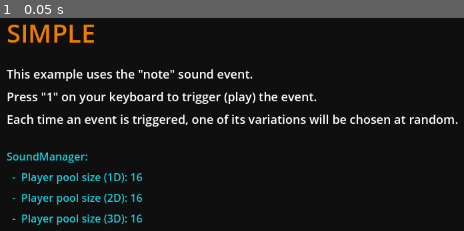
Above: before the commit, frame 1.
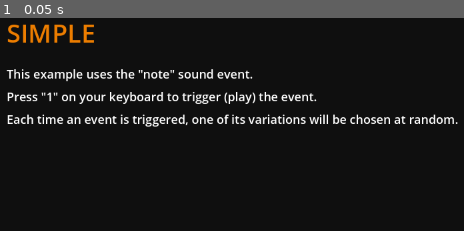
Above: after the commit, the same moment.

Repository: hugemenace/resonate
Game: Godot game, scene res://examples/simple/simple.tscn
Same seed, same stepped clock (60 frames per second), same inputs: the game is played once before the commit and once after it. The project has no main scene, so this scene is started directly.
Inputs:
- Up to frame 1 (0.05 s): no input

The runs differ from the first frame. In frame 1, 2.0% of the frame differs, in the area x 1-31%, y 62-98%.

Commit message:
chore: remove the shared pool stats component

Diff:
--- a/examples/polyphonic/polyphonic.tscn
+++ b/examples/polyphonic/polyphonic.tscn
@@ -6,7 +6,6 @@
 [ext_resource type="AudioStream" uid="uid://cy4r18lxb4rbh" path="res://audio/sounds/blaster.wav" id="4_pis6r"]
 [ext_resource type="LabelSettings" uid="uid://tysg4xge4hsu" path="res://shared/title_label_settings.tres" id="7_v2tg6"]
 [ext_resource type="LabelSettings" uid="uid://bldprl7vev3uv" path="res://shared/description_label_settings.tres" id="8_qupom"]
-[ext_resource type="PackedScene" uid="uid://dc5e756ijwblu" path="res://shared/pool_stats/pool_stats.tscn" id="9_262w8"]
 
 [sub_resource type="Resource" id="Resource_hqydm"]
 script = ExtResource("3_s5fje")
@@ -41,7 +40,3 @@
 Press \"2\" on you keyboard to trigger the event with slight pitch and volume changes.
 Each time an event is triggered, one of its variations will be chosen at random."
 label_settings = ExtResource("8_qupom")
-
-[node name="PoolStats" parent="." instance=ExtResource("9_262w8")]
-offset_top = 280.0
-offset_bottom = 374.0
--- a/examples/simple/simple.tscn
+++ b/examples/simple/simple.tscn
@@ -8,7 +8,6 @@
 [ext_resource type="AudioStream" uid="uid://de550fklyhu88" path="res://audio/sounds/note_c5.wav" id="4_it7rc"]
 [ext_resource type="AudioStream" uid="uid://b35ao3bdtstka" path="res://audio/sounds/note_e5.wav" id="5_vxpmp"]
 [ext_resource type="AudioStream" uid="uid://bmg3dvylup5k" path="res://audio/sounds/note_g5.wav" id="6_kifph"]
-[ext_resource type="PackedScene" uid="uid://dc5e756ijwblu" path="res://shared/pool_stats/pool_stats.tscn" id="9_snama"]
 
 [sub_resource type="Resource" id="Resource_1ir4x"]
 script = ExtResource("3_qyv4q")
@@ -42,5 +41,3 @@
 Press \"1\" on your keyboard to trigger (play) the event.
 Each time an event is triggered, one of its variations will be chosen at random."
 label_settings = ExtResource("3_ljjap")
-
-[node name="PoolStats" parent="." instance=ExtResource("9_snama")]
--- a/shared/pool_stats/pool_stats.gd
+++ /dev/null
@@ -1,41 +0,0 @@
-extends Label
-
-
-var _size_1d: int = 0
-var _size_2d: int = 0
-var _size_3d: int = 0
-
-
-func _ready() -> void:
-	text = "Pool stats loading..."
-
-	SoundManager.loaded.connect(on_sound_manager_loaded)
-
-	# The SoundManager offers a "pool_updated" event that you can use to determine
-	# when a 1D, 2D, or 3D player pool has been updated and how many players in
-	# the pool are free to use. However, it's not required for standard use.
-	SoundManager.pool_updated.connect(on_sound_manager_pool_updated)
-
-
-func _process(_p_delta) -> void:
-	text = """SoundManager:
-	  -  Player pool size (1D): %s
-	  -  Player pool size (2D): %s
-	  -  Player pool size (3D): %s""" % [_size_1d, _size_2d, _size_3d]
-
-
-func on_sound_manager_loaded() -> void:
-	_size_1d = SoundManager.get_pool_size(SoundManager.pool_type.ONE_D)
-	_size_2d = SoundManager.get_pool_size(SoundManager.pool_type.TWO_D)
-	_size_3d = SoundManager.get_pool_size(SoundManager.pool_type.THREE_D)
-
-
-func on_sound_manager_pool_updated(p_type: SoundManager.pool_type, p_size: int) -> void:
-	if p_type == SoundManager.pool_type.ONE_D:
-		_size_1d = p_size
-
-	if p_type == SoundManager.pool_type.TWO_D:
-		_size_2d = p_size
-
-	if p_type == SoundManager.pool_type.THREE_D:
-		_size_3d = p_size
--- a/shared/pool_stats/pool_stats.tscn
+++ /dev/null
@@ -1,13 +0,0 @@
-[gd_scene load_steps=3 format=3 uid="uid://dc5e756ijwblu"]
-
-[ext_resource type="LabelSettings" uid="uid://bnsew6gimofj5" path="res://shared/stats_label_settings.tres" id="1_y2qc7"]
-[ext_resource type="Script" path="res://shared/pool_stats/pool_stats.gd" id="2_ritks"]
-
-[node name="PoolStats" type="Label"]
-offset_left = 100.0
-offset_top = 250.0
-offset_right = 824.0
-offset_bottom = 344.0
-text = "{ pool stats here }"
-label_settings = ExtResource("1_y2qc7")
-script = ExtResource("2_ritks")
Not shown: 1 places in examples/polyphonic/polyphonic.tscn that only renumber resources
Not shown: 1 places in examples/simple/simple.tscn that only renumber resources
